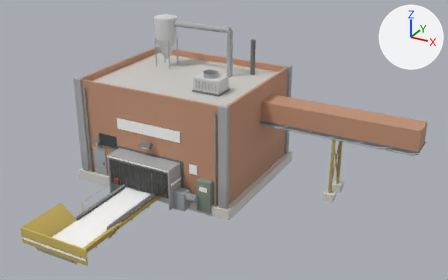
The glTF model models/base/intake.glb as it was, and as the next commit left it.
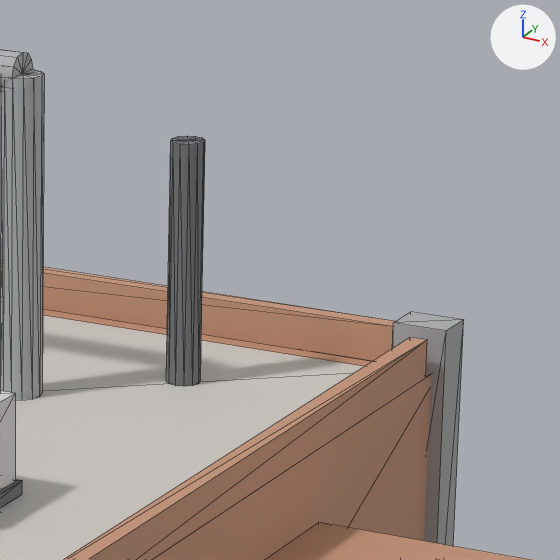
There are two pictures of each version: one whole from a 50 mm lens placed at (17.98, -32.01, 15.8), pointed at (0.33, 0.07, -0.23), one close up on the part from 51% to 68% of the width and 7% to 36% of the height. Lighting does not change. The marker at upper right points along +X, +Y and +Z. The first two pictures are the older version. The close-ups show mesh edges as thin lines. Vertices at exactly the same position are counted once.

The first close-up shows 'intake'.
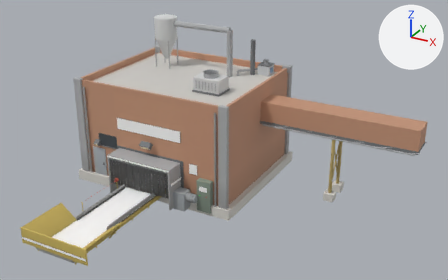
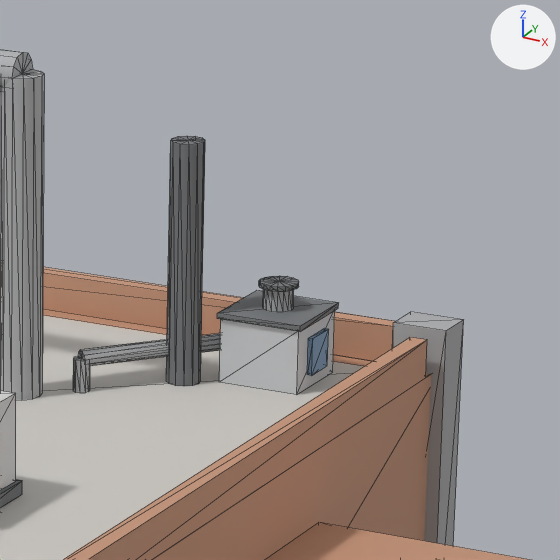
Pixel boxes [x1, y1, x2, y2] of what changed, in the close-ups (560 x 560 px):
part 1 of me_base, added: after [219, 311, 335, 395]
part 2 of me_base, added: after [217, 290, 339, 332]
part 3 of me_base, added (blue): after [307, 328, 329, 376]
part 4 of me_base, added: after [259, 276, 299, 312]
part 5 of me_base, added: after [73, 333, 220, 393]

Patch to the scene script:
```diff
--- a/models/base/intake.glb.py
+++ b/models/base/intake.glb.py
@@ me_base @@
 # used by ob_intake; location = (0.0, 0.0, 0.0)
-me_base.from_pydata(...)  # 2127 vertices, 3578 faces; spans x -11.8..11.8, y -10.1..10.1, z -5.7..5.7
+me_base.from_pydata(...)  # 2261 vertices, 3822 faces; spans x -11.8..11.8, y -10.1..10.1, z -5.7..5.7
+# me_base part 1: a new loose piece, a box spanning x -1.2..-0.3, y 8.06..8.96, z 1.7..2.4, in mat_steel
+# me_base part 2: a new loose piece, a box spanning x -1.233..-0.273, y 8.031..8.991, z 2.4..2.46, in mat_steel
+# me_base part 3: a new loose piece, a box spanning x -0.303..-0.253, y 8.311..8.71, z 1.85..2.25, in mat_steel
+# me_base part 4: a new loose piece of 67 vertices spanning x -1.0..-0.5, y 8.3..8.7, z 2.5..2.8, in mat_steel
+# me_base part 5: a new loose piece of 43 vertices spanning x -2.4..-1.1, y 7.0..8.6, z 1.7..2.1, in mat_steel
 me_base.materials.append(mat_belt)
```
